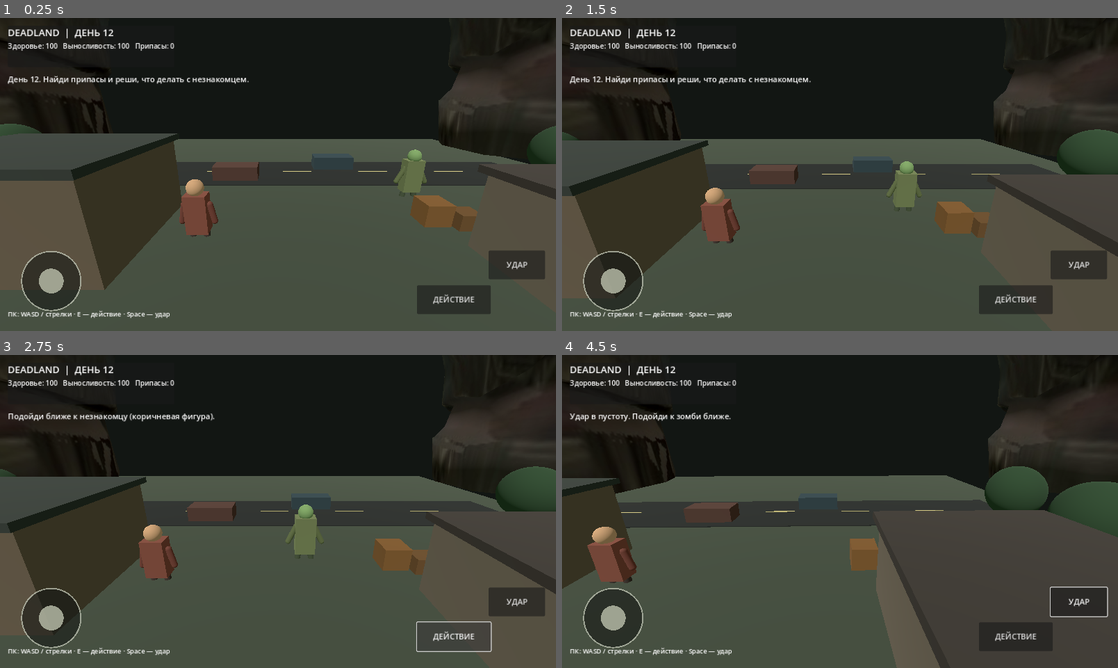
Above: before the commit, frames 1-4 (two rows, left to right).
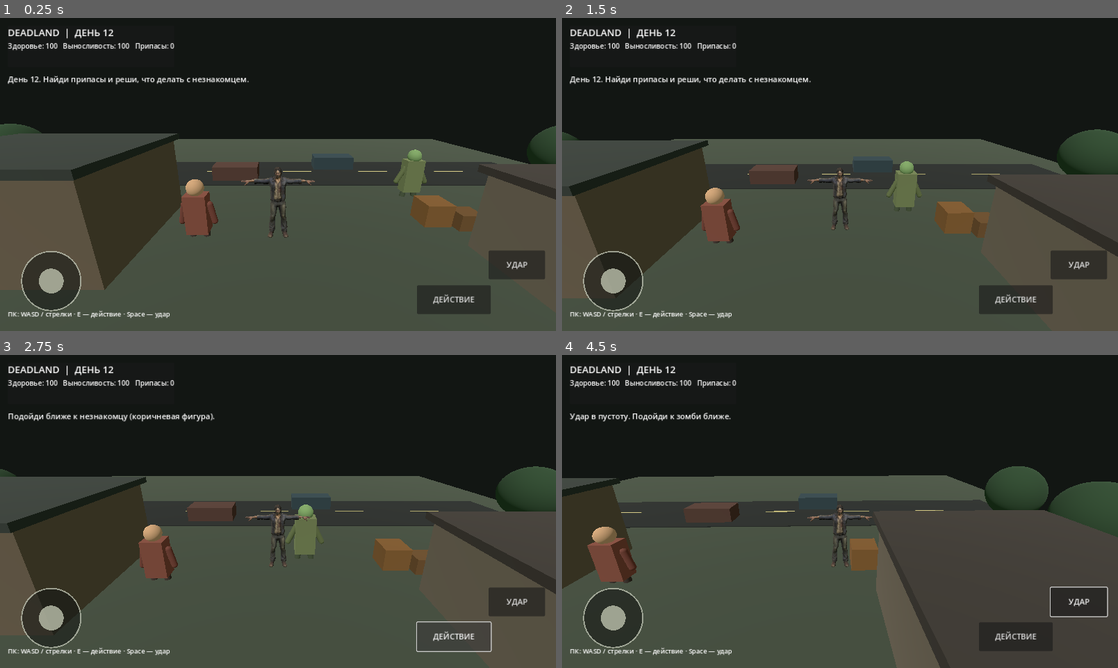
Above: after the commit, the same moments.

Repository: mapsmax32-ui/Deadland
Game: Godot game, scene res://Main.tscn
Two runs of this game, one before a commit and one after it. Both use one fixed random seed, a clock stepped at 60 frames per second and the inputs below.
Inputs (mouse positions are in pixels of both pictures, inside the frame that each line leads up to):
- Up to frame 1 (0.25 s): no input
- Up to frame 2 (1.5 s): tap Enter at 0.5 s; drag from (612, 280) to (895, 105) at 0.52 s; drag from (728, 190) to (812, 237) at 1.27 s
- Up to frame 3 (2.75 s): click "ДЕЙСТВИЕ" at 2 s
- Up to frame 4 (4.5 s): click "УДАР" at 2.75 s; tap Space (attack) at 3.5, 3.6 s; move the mouse to (895, 442) at 3.52 s; hold D (move_right) 3.53-4.25 s; drag from (812, 574) to (673, 464) at 4.27 s

The runs differ from the first frame. In frame 1, 3.9% of the frame differs, in the area x 0-100%, y 2-71%; in frame 2, 3.8%; in frame 3, 3.8%; in frame 4, 4.1%, in the area x 0-100%, y 5-68%.

Commit message:
Fix oversized survivor player model

Diff:
--- a/scripts/main.gd
+++ b/scripts/main.gd
@@ -83,9 +83,9 @@
         var character_model := model_resource.instantiate() as Node3D
         if character_model != null:
             character_model.name = "SurvivorVisual"
-            # The GLB stores its mesh at centimeter scale; compensate while keeping the scene's axis conversion.
+            # Keep the model at its imported GLB scale; gameplay collision remains independent.
             character_model.position = Vector3(0, -0.8, 0)
-            character_model.scale = Vector3(100, 100, 100)
+            character_model.scale = Vector3.ONE
             player.add_child(character_model)
         else:
             _make_fallback_player_visual()
